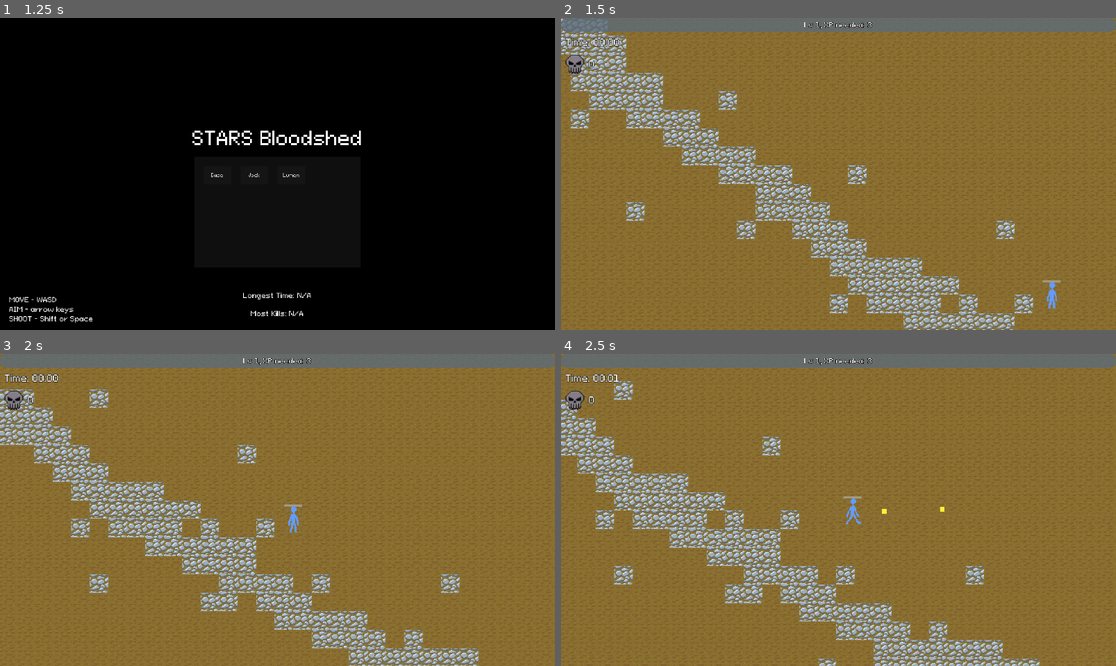
Above: before the commit, frames 1-4 (two rows, left to right).
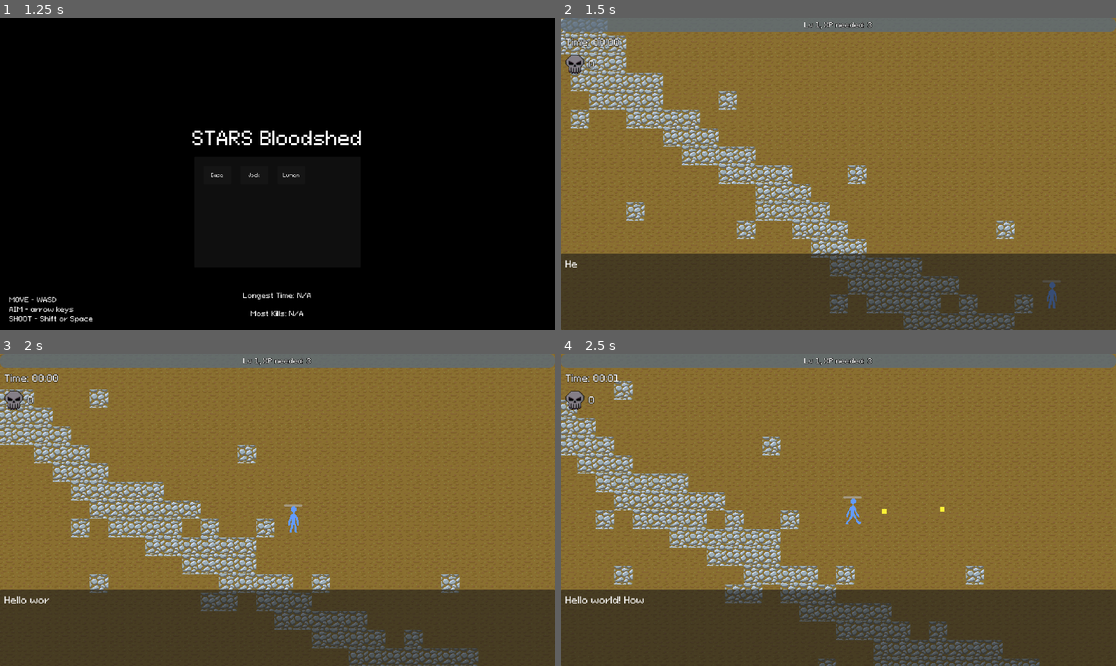
Above: after the commit, the same moments.

Repository: Toy-Sparker/STARS-Bloodshed
Game: Godot game, scene res://Scenes/scene_handler.tscn
Two runs of this game, one before a commit and one after it. Both use one fixed random seed, a clock stepped at 60 frames per second and the inputs below. Sound files missing from this copy of the repository are replaced by a short silence.
Inputs:
- Up to frame 1 (1.25 s): click "Play" at 0.5 s
- Up to frame 2 (1.5 s): click "Base" at 1.25 s
- Up to frame 3 (2 s): no input
- Up to frame 4 (2.5 s): tap Enter (ui_accept) at 2, 2.27, 2.3 s; hold D (ui_right) from 2.03 s (still down); hold Shift (attack) from 2.03 s (still down)

Frame 1 is identical in both runs. In frame 2, 24% of the frame differs, in the area x 0-100%, y 75-100%; in frame 3, 24%; in frame 4, 24%.
Error in both runs: Error calling utility function "floor()": Argument "x" must be "int", "float", "Vector2", "Vector2i", "Vector3", "Vector3i", "Vector4", or "Vector4i". (res://S…

Commit message:
Commit #6

Diff:
--- a/Scenes/Level1.tscn
+++ b/Scenes/Level1.tscn
@@ -1,8 +1,9 @@
-[gd_scene load_steps=11 format=3 uid="uid://cjk8dc0xe68qb"]
+[gd_scene load_steps=12 format=3 uid="uid://cjk8dc0xe68qb"]
 
 [ext_resource type="TileSet" uid="uid://bsuswauixrgf4" path="res://Sprites/new_tile_set.tres" id="1_g1r2e"]
 [ext_resource type="PackedScene" uid="uid://bis1rdbnwvbpb" path="res://Scenes/player.tscn" id="2_cwinu"]
 [ext_resource type="Script" path="res://Scripts/CanvasNode.gd" id="3_ricqm"]
+[ext_resource type="PackedScene" uid="uid://bwkv2waacvuol" path="res://Scenes/textbox_system.tscn" id="4_bi0a4"]
 [ext_resource type="Theme" uid="uid://bnqrjjknyln5q" path="res://default_theme.tres" id="4_ptcuy"]
 [ext_resource type="Texture2D" uid="uid://bu8ytx2yuxlft" path="res://Sprites/skull_icon.png" id="5_dkwq3"]
 [ext_resource type="AudioStream" uid="uid://byuxagg0k6v3m" path="res://Music/STARS Bloodshed - Level 1.mp3" id="6_xytvc"]
@@ -31,6 +32,8 @@
 
 [node name="CanvasNode" type="CanvasLayer" parent="."]
 script = ExtResource("3_ricqm")
+
+[node name="TextboxSystem" parent="CanvasNode" instance=ExtResource("4_bi0a4")]
 
 [node name="UI" type="Control" parent="CanvasNode"]
 layout_mode = 3
--- a/Scenes/Projectiles/dagger.tscn
+++ b/Scenes/Projectiles/dagger.tscn
@@ -1,13 +1,13 @@
 [gd_scene load_steps=5 format=3 uid="uid://du7d6jd72xsuh"]
 
 [ext_resource type="Script" path="res://Scripts/Projectile Scripts/proj_dagger.gd" id="1_pr8bf"]
-[ext_resource type="Texture2D" uid="uid://gmiibdy0uk37" path="res://Sprites/bullet.png" id="2_5b38e"]
+[ext_resource type="Texture2D" uid="uid://bn8io4jjvf20q" path="res://Sprites/dagger.png" id="2_5bxiw"]
 
 [sub_resource type="RectangleShape2D" id="RectangleShape2D_0hn16"]
 size = Vector2(8, 8)
 
 [sub_resource type="RectangleShape2D" id="RectangleShape2D_5wc0i"]
-size = Vector2(8, 8)
+size = Vector2(12, 8)
 
 [node name="dagger" type="CharacterBody2D"]
 collision_layer = 2
@@ -15,9 +15,10 @@
 script = ExtResource("1_pr8bf")
 
 [node name="Sprite" type="Sprite2D" parent="."]
-texture = ExtResource("2_5b38e")
+texture = ExtResource("2_5bxiw")
 
 [node name="Collision" type="CollisionShape2D" parent="."]
+visible = false
 shape = SubResource("RectangleShape2D_0hn16")
 
 [node name="HitBox" type="Area2D" parent="."]
@@ -25,6 +26,7 @@
 collision_mask = 4
 
 [node name="Collision" type="CollisionShape2D" parent="HitBox"]
+position = Vector2(2, 0)
 shape = SubResource("RectangleShape2D_5wc0i")
 
 [node name="VisibilityNotifier" type="VisibleOnScreenNotifier2D" parent="."]
--- a/Scenes/main_menu.tscn
+++ b/Scenes/main_menu.tscn
@@ -37,7 +37,6 @@
 metadata/_edit_use_anchors_ = true
 
 [node name="MainMenu" type="TabBar" parent="MenuLayer/Control/TabContainer"]
-visible = false
 layout_mode = 2
 mouse_filter = 2
 scrolling_enabled = false
@@ -62,6 +61,7 @@
 metadata/_edit_use_anchors_ = true
 
 [node name="Characters" type="TabBar" parent="MenuLayer/Control/TabContainer"]
+visible = false
 layout_mode = 2
 mouse_filter = 2
 scrolling_enabled = false
--- /dev/null
+++ b/Scenes/textbox_system.gd
@@ -0,0 +1,52 @@
+extends Control
+
+var text_pages = []
+var page = 0
+
+var text_dict : Dictionary = {
+	"text": "Hello world! How are you today?",
+	"speed": 0.05,
+	"sound": ""
+}
+
+var finish_delay = 0
+var finish = 1
+
+func _ready():
+	text_pages.append(text_dict)
+	get_text_dict()
+
+func get_text_dict():
+	text_dict = text_pages[page].duplicate()
+
+	finish_delay = 0
+	$TextureRect.set_visible(false)
+	$TextLabel.visible_characters = 0
+	$TextLabel.text = text_dict["text"]
+	$TypeTimer.wait_time = text_dict["speed"]
+
+func _process(delta):
+	if visible == false:
+		return
+
+	if $TextLabel.visible_characters < text_dict["text"].length():
+		if $TypeTimer.is_stopped():
+			$TypeTimer.start()
+	else:
+		if finish_delay < finish:
+			finish_delay += 1*delta
+		else:
+			$TextureRect.set_visible(true)
+
+			if Input.is_action_just_pressed("ui_accept"):
+				page +=1
+
+				if page > text_pages.size()-1:
+					set_visible(false)
+
+func _on_type_timer_timeout():
+	$TextSound.play()
+	while $TextLabel.text.unicode_at($TextLabel.visible_characters) == 32:
+		$TextLabel.visible_characters += 1
+
+	$TextLabel.visible_characters += 1
--- /dev/null
+++ b/Scenes/textbox_system.tscn
@@ -0,0 +1,58 @@
+[gd_scene load_steps=6 format=3 uid="uid://bwkv2waacvuol"]
+
+[ext_resource type="Script" path="res://Scenes/textbox_system.gd" id="1_4bbs8"]
+[ext_resource type="Theme" uid="uid://bnqrjjknyln5q" path="res://default_theme.tres" id="1_bc06t"]
+[ext_resource type="AudioStream" uid="uid://5yi38lmc6vyh" path="res://Sound/STARSBLOODSHED_text1.wav" id="3_0c84f"]
+[ext_resource type="Texture2D" uid="uid://d3neffnqdjepc" path="res://Sprites/text_indicator.png" id="4_wa5oi"]
+
+[sub_resource type="LabelSettings" id="LabelSettings_o7v78"]
+font_size = 32
+
+[node name="TextboxSystem" type="Control"]
+layout_mode = 3
+anchors_preset = 15
+anchor_right = 1.0
+anchor_bottom = 1.0
+grow_horizontal = 2
+grow_vertical = 2
+theme = ExtResource("1_bc06t")
+script = ExtResource("1_4bbs8")
+
+[node name="Panel" type="Panel" parent="."]
+layout_mode = 0
+anchor_top = 0.755556
+anchor_right = 1.0
+anchor_bottom = 1.0
+metadata/_edit_use_anchors_ = true
+
+[node name="TextLabel" type="Label" parent="."]
+layout_mode = 1
+anchors_preset = -1
+anchor_left = 0.00833333
+anchor_top = 0.77037
+anchor_right = 0.991667
+anchor_bottom = 0.985185
+text = "text"
+label_settings = SubResource("LabelSettings_o7v78")
+metadata/_edit_use_anchors_ = true
+
+[node name="TypeTimer" type="Timer" parent="."]
+wait_time = 0.2
+one_shot = true
+
+[node name="TextSound" type="AudioStreamPlayer" parent="."]
+stream = ExtResource("3_0c84f")
+bus = &"SFX"
+
+[node name="TextureRect" type="TextureRect" parent="."]
+visible = false
+layout_mode = 1
+anchors_preset = -1
+anchor_left = 0.970833
+anchor_top = 0.77037
+anchor_right = 0.991667
+anchor_bottom = 0.807407
+texture = ExtResource("4_wa5oi")
+metadata/_edit_use_anchors_ = true
+
+[connection signal="timeout" from="TypeTimer" to="." method="_on_type_timer_timeout"]
--- a/Scripts/Weapon Scripts/passive_daggers.gd
+++ b/Scripts/Weapon Scripts/passive_daggers.gd
@@ -22,6 +22,7 @@
 	var dagger_inst = dagger_load.instantiate()
 	dagger_inst.global_position = global_position
 	angle += 0.3
+	dagger_inst.rotation = angle
 	dagger_inst.dir = Vector2.from_angle(angle)
 	get_parent().get_parent().get_parent().add_child(dagger_inst)
 	$Timer.wait_time = attack_time
@@ -34,6 +35,8 @@
 
 	match(level):
 		3:
-			attack_time -= 0.05
+			attack_time -= 0.04
 		4:
 			attack_time -= 0.02
+		5:
+			attack_time -= 0.02
--- a/Scripts/Weapon Scripts/passive_shockwave.gd
+++ b/Scripts/Weapon Scripts/passive_shockwave.gd
@@ -6,7 +6,7 @@
 
 var item_level = 1
 var growth = 0.1
-var attack_time = 2
+var attack_time = 2.5
 
 func _ready():
 	EventDispatcher.player_level_up.connect(level_up)
@@ -24,13 +24,13 @@
 	match(item_level):
 		3:
 			growth = 0.14
+			attack_time = 2
+		4:
+			growth = 0.16
+			attack_time = 1.8
+		5:
+			growth = 0.18
 			attack_time = 1.6
-		4:
-			growth = 0.18
-			attack_time = 1.5
-		5:
-			growth = 0.22
+		6:
+			growth = 0.20
 			attack_time = 1.4
-		6:
-			growth = 0.26
-			attack_time = 1.3
--- a/Scripts/Weapon Scripts/weapon_revolver.gd
+++ b/Scripts/Weapon Scripts/weapon_revolver.gd
@@ -48,8 +48,12 @@
 		4:
 			hitscan_length = 320
 		5:
-			hitscan_length = 340
+			damage = 3
+			hitscan_length = 360
 		6:
-			hitscan_length = 360
+			damage = 4
+			hitscan_length = 400
+		7:
+			damage = 5
 
 	hitscan_set()
--- a/project.godot
+++ b/project.godot
@@ -56,7 +56,6 @@
 attack={
 "deadzone": 0.5,
 "events": [Object(InputEventKey,"resource_local_to_scene":false,"resource_name":"","device":-1,"window_id":0,"alt_press …(182 unchanged characters)…
-, Object(InputEventKey,"resource_local_to_scene":false,"resource_name":"","device":-1,"window_id":0,"alt_pressed":false,"shift_pressed":false,"ctrl_pressed":false,"meta_pressed":false,"pressed":false,"keycode":32,"physical_keycode":0,"key_label":0,"unicode":32,"echo":false,"script":null)
 ]
 }
 aim_up={
Not shown, added: Sound/STARSBLOODSHED_text1.wav.import
Binary file added: Sprites/dagger.ase
Binary file added: Sprites/dagger.png
Not shown, added: Sprites/dagger.png.import
Binary file added: Sprites/text_indicator.ase
Binary file added: Sprites/text_indicator.png
Not shown, added: Sprites/text_indicator.png.import
Not shown, added: Sound/STARSBLOODSHED_text1.wav
